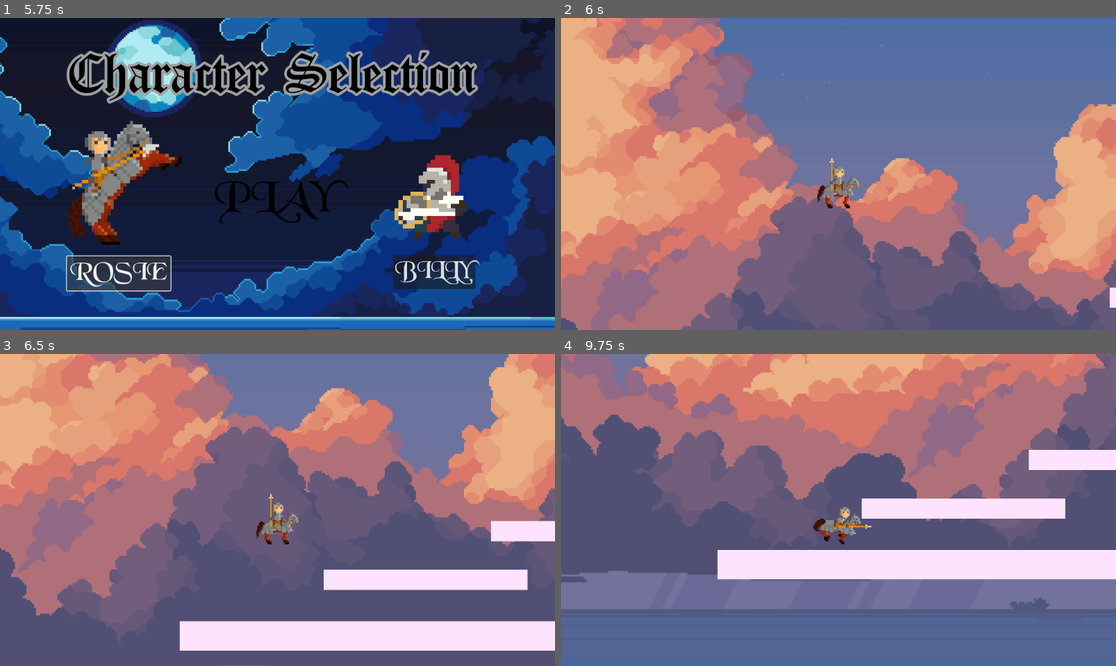
Above: before the commit, frames 1-4 (two rows, left to right).
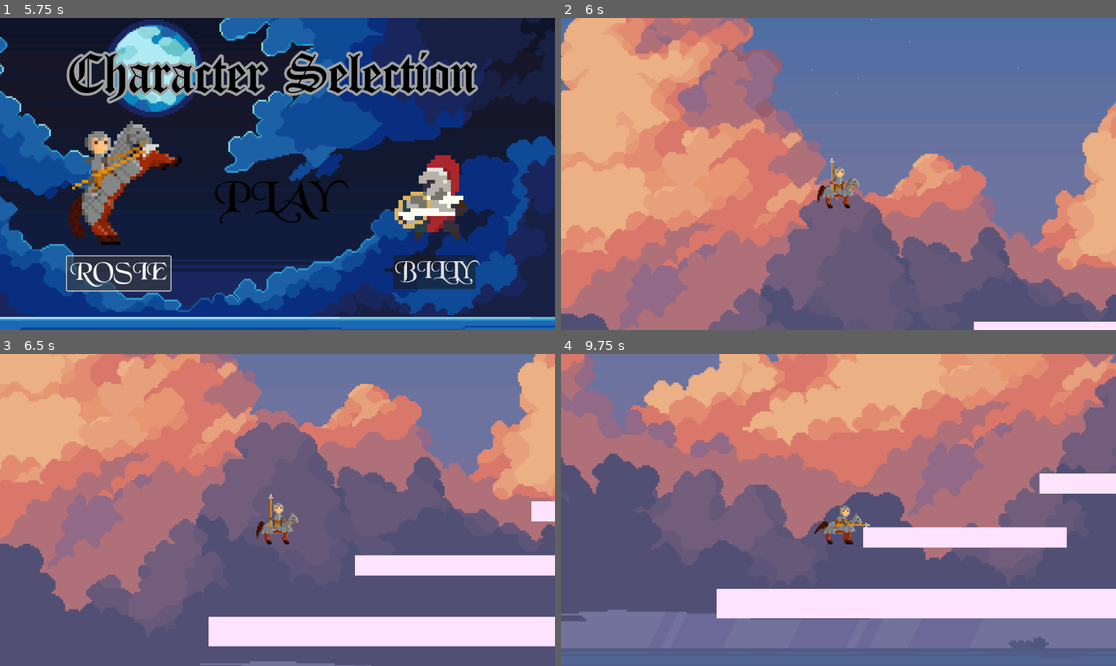
Above: after the commit, the same moments.

Repository: AugustanaCSC380January2024/final-game-frenchie
Game: Godot game, scene res://Scenes/character_selection.tscn
Same seed, same stepped clock (60 frames per second), same inputs: the game is played once before the commit and once after it.
Inputs:
- Up to frame 1 (5.75 s): click "PLAY" at 0.5 s; click "PLAY" at 1.25 s; click "ROSIE" at 2 s; click "BILLY" at 2.75 s; click "ROSIE" at 3.5 s; click "BILLY" at 4.25 s; click "ROSIE" at 5 s
- Up to frame 2 (6 s): click "PLAY" at 5.75 s
- Up to frame 3 (6.5 s): no input
- Up to frame 4 (9.75 s): tap Space (jump) at 6.6, 6.77, 7.07, 7.52, 7.55, 7.82, 8.1, 9.02, 9.05, 9.32, 9.6 s; tap R (rolling) at 7.35, 8.85 s

Frame 1 is identical in both runs. In frame 2, 30% of the frame differs, in the area x 0-100%, y 0-100%; in frame 3, 32%; in frame 4, 70%.

Commit message:
moving objects

Diff:
--- a/Scenes/bat.tscn
+++ b/Scenes/bat.tscn
@@ -1,9 +1,10 @@
-[gd_scene load_steps=10 format=3 uid="uid://s0ydfqphtreq"]
+[gd_scene load_steps=11 format=3 uid="uid://s0ydfqphtreq"]
 
 [ext_resource type="Texture2D" uid="uid://ptj78qbmamm4" path="res://Assets/Flying eye/Attack3.png" id="1_fck85"]
+[ext_resource type="Script" path="res://Scripts/bat.gd" id="1_syyu1"]
 
 [sub_resource type="CircleShape2D" id="CircleShape2D_qwkx2"]
-radius = 27.0
+radius = 44.7214
 
 [sub_resource type="AtlasTexture" id="AtlasTexture_0qqrv"]
 atlas = ExtResource("1_fck85")
@@ -52,10 +53,13 @@
 }],
 "loop": true,
 "name": &"flying bat",
-"speed": 5.0
+"speed": 20.0
 }]
 
 [node name="Bat" type="Area2D"]
+collision_layer = 4
+collision_mask = 10
+script = ExtResource("1_syyu1")
 
 [node name="CollisionShape2D" type="CollisionShape2D" parent="."]
 shape = SubResource("CircleShape2D_qwkx2")
@@ -63,8 +67,9 @@
 [node name="AnimatedSprite2D" type="AnimatedSprite2D" parent="."]
 texture_filter = 1
 position = Vector2(8, -4)
-scale = Vector2(1.31333, 1.31333)
+scale = Vector2(2.28, 2.28)
 sprite_frames = SubResource("SpriteFrames_h6gpo")
 animation = &"flying bat"
-frame_progress = 0.434548
+autoplay = "flying bat"
+frame_progress = 0.384261
 flip_h = true
--- a/Scenes/billy.tscn
+++ b/Scenes/billy.tscn
@@ -241,6 +241,8 @@
 
 [node name="Billy" type="CharacterBody2D"]
 scale = Vector2(5, 5)
+collision_layer = 2
+collision_mask = 5
 script = ExtResource("1_hntgj")
 
 [node name="AnimatedSprite2D" type="AnimatedSprite2D" parent="."]
@@ -249,7 +251,7 @@
 sprite_frames = SubResource("SpriteFrames_q142p")
 animation = &"die"
 autoplay = "running"
-frame_progress = 0.629416
+frame_progress = 0.884494
 
 [node name="Running" type="CollisionShape2D" parent="."]
 position = Vector2(17.6, 62.2)
--- a/Scenes/clock.tscn
+++ b/Scenes/clock.tscn
@@ -1,11 +1,15 @@
-[gd_scene load_steps=3 format=3 uid="uid://cqeyipjntv4wf"]
+[gd_scene load_steps=4 format=3 uid="uid://cqeyipjntv4wf"]
 
 [ext_resource type="Texture2D" uid="uid://vqogu1s041t3" path="res://Assets/ns53hpldb4391.png" id="1_f2quu"]
+[ext_resource type="Script" path="res://Scripts/clock.gd" id="1_fh2kg"]
 
 [sub_resource type="CircleShape2D" id="CircleShape2D_2ntfj"]
 radius = 17.2627
 
 [node name="Clock" type="Area2D"]
+collision_layer = 4
+collision_mask = 10
+script = ExtResource("1_fh2kg")
 
 [node name="Sprite2D" type="Sprite2D" parent="."]
 scale = Vector2(0.0330882, 0.0330882)
--- a/Scenes/gameplay.tscn
+++ b/Scenes/gameplay.tscn
@@ -1,7 +1,12 @@
-[gd_scene load_steps=3 format=3 uid="uid://boyg4kxe6bwky"]
+[gd_scene load_steps=6 format=3 uid="uid://boyg4kxe6bwky"]
 
 [ext_resource type="Script" path="res://Scripts/gameplay.gd" id="1_c26ar"]
+[ext_resource type="PackedScene" uid="uid://bywgrtw1g8jf4" path="res://Scenes/spawner.tscn" id="3_cfydq"]
 [ext_resource type="PackedScene" uid="uid://btfob71ldypov" path="res://Scenes/background_2.tscn" id="3_xm6o3"]
+[ext_resource type="PackedScene" uid="uid://bvfegj1xqqhi7" path="res://Scenes/spawner_clock.tscn" id="5_xpynr"]
+
+[sub_resource type="RectangleShape2D" id="RectangleShape2D_0ehx6"]
+size = Vector2(94, 644)
 
 [node name="Gameplay" type="Node2D"]
 script = ExtResource("1_c26ar")
@@ -12,4 +17,18 @@
 position = Vector2(165, 675)
 
 [node name="PlayerPosition" type="Marker2D" parent="."]
-position = Vector2(259, 195)
+position = Vector2(199, 204)
+
+[node name="Spawner" parent="." instance=ExtResource("3_cfydq")]
+
+[node name="SpawnerClock" parent="." instance=ExtResource("5_xpynr")]
+
+[node name="Deathzone" type="Area2D" parent="."]
+collision_layer = 8
+collision_mask = 4
+
+[node name="CollisionShape2D" type="CollisionShape2D" parent="Deathzone"]
+position = Vector2(-630, 324)
+shape = SubResource("RectangleShape2D_0ehx6")
+
+[connection signal="area_entered" from="Deathzone" to="." method="_on_deathzone_area_entered"]
--- a/Scenes/rosie.tscn
+++ b/Scenes/rosie.tscn
@@ -192,7 +192,7 @@
 sprite_frames = SubResource("SpriteFrames_wyp6l")
 animation = &"die"
 autoplay = "default"
-frame_progress = 0.672524
+frame_progress = 0.288522
 
 [node name="Running" type="CollisionShape2D" parent="."]
 position = Vector2(0.33719, 8.09254)
--- a/Scenes/shape_1.tscn
+++ b/Scenes/shape_1.tscn
@@ -16,11 +16,11 @@
 debug_color = Color(0.717647, 0.372549, 0.788235, 0.419608)
 
 [node name="CollisionShape2D2" type="CollisionShape2D" parent="."]
-position = Vector2(566, -108)
+position = Vector2(569, -129)
 shape = SubResource("RectangleShape2D_ayupn")
 
 [node name="CollisionShape2D3" type="CollisionShape2D" parent="."]
-position = Vector2(910, -210)
+position = Vector2(939, -239)
 shape = SubResource("RectangleShape2D_ayupn")
 
 [node name="ColorRect" type="ColorRect" parent="."]
@@ -31,15 +31,15 @@
 color = Color(0.996078, 0.890196, 1, 1)
 
 [node name="ColorRect2" type="ColorRect" parent="."]
-offset_left = 350.0
-offset_top = -128.0
-offset_right = 773.0
-offset_bottom = -86.0
+offset_left = 355.0
+offset_top = -149.0
+offset_right = 778.0
+offset_bottom = -107.0
 color = Color(0.996078, 0.890196, 1, 1)
 
 [node name="ColorRect3" type="ColorRect" parent="."]
-offset_left = 697.0
-offset_top = -229.0
-offset_right = 1120.0
-offset_bottom = -187.0
+offset_left = 721.0
+offset_top = -261.0
+offset_right = 1144.0
+offset_bottom = -219.0
 color = Color(0.996078, 0.890196, 1, 1)
--- a/Scenes/shape_5.tscn
+++ b/Scenes/shape_5.tscn
@@ -9,7 +9,7 @@
 polygon = PackedVector2Array(18, 14, 31, 42, 56, 52, 140, 71, 167, 51, 238, 60, 317, 60, 544, 89, 745, 70, 948, 65, 101 …(214 unchanged characters)…
 
 [node name="CollisionShape2D" type="CollisionShape2D" parent="."]
-position = Vector2(593, -127)
+position = Vector2(594, -140)
 shape = SubResource("RectangleShape2D_yp0vq")
 
 [node name="CollisionShape2D2" type="CollisionShape2D" parent="."]
@@ -18,9 +18,9 @@
 
 [node name="ColorRect" type="ColorRect" parent="."]
 offset_left = 399.0
-offset_top = -141.0
+offset_top = -154.0
 offset_right = 787.0
-offset_bottom = -111.0
+offset_bottom = -124.0
 color = Color(0.996078, 0.890196, 1, 1)
 
 [node name="ColorRect2" type="ColorRect" parent="."]
--- /dev/null
+++ b/Scenes/spawner.tscn
@@ -0,0 +1,26 @@
+[gd_scene load_steps=2 format=3 uid="uid://bywgrtw1g8jf4"]
+
+[ext_resource type="Script" path="res://Scripts/spawner.gd" id="1_4bwpa"]
+
+[node name="SpawnerBat" type="Node2D"]
+script = ExtResource("1_4bwpa")
+
+[node name="SpawnPositions" type="Node2D" parent="."]
+
+[node name="Spawn_Pos3" type="Marker2D" parent="SpawnPositions"]
+position = Vector2(1203, 546)
+
+[node name="Spawn_Pos4" type="Marker2D" parent="SpawnPositions"]
+position = Vector2(1203, 421)
+
+[node name="Spawn_Pos5" type="Marker2D" parent="SpawnPositions"]
+position = Vector2(1203, 296)
+
+[node name="Spawn_Pos6" type="Marker2D" parent="SpawnPositions"]
+position = Vector2(1204, 171)
+
+[node name="Timer" type="Timer" parent="."]
+wait_time = 2.0
+autostart = true
+
+[connection signal="timeout" from="Timer" to="." method="_on_timer_timeout"]
--- /dev/null
+++ b/Scenes/spawner_clock.tscn
@@ -0,0 +1,23 @@
+[gd_scene load_steps=2 format=3 uid="uid://bvfegj1xqqhi7"]
+
+[ext_resource type="Script" path="res://Scripts/spawner_clock.gd" id="1_qrj5g"]
+
+[node name="SpawnerClock" type="Node2D"]
+script = ExtResource("1_qrj5g")
+
+[node name="SpawnPositionsClock" type="Node2D" parent="."]
+
+[node name="Marker2D" type="Marker2D" parent="SpawnPositionsClock"]
+position = Vector2(1203, 296)
+
+[node name="Marker2D2" type="Marker2D" parent="SpawnPositionsClock"]
+position = Vector2(1203, 421)
+
+[node name="Marker2D3" type="Marker2D" parent="SpawnPositionsClock"]
+position = Vector2(1203, 546)
+
+[node name="Timer" type="Timer" parent="."]
+wait_time = 8.0
+autostart = true
+
+[connection signal="timeout" from="Timer" to="." method="_on_timer_timeout"]
--- /dev/null
+++ b/Scripts/bat.gd
@@ -0,0 +1,9 @@
+extends Area2D
+
+@export var speed = 300
+
+func _physics_process(delta):
+	global_position.x += -speed * delta
+
+func die():
+	queue_free()
--- a/Scripts/billy.gd
+++ b/Scripts/billy.gd
@@ -1,13 +1,15 @@
 extends CharacterBody2D
 
 @export var gravity = 1000
-@export var jump_force = 500
+@export var jump_force = 550
 
 @onready var ray = $RayCast2D
 @onready var player_sprite = $AnimatedSprite2D
 @onready var runningmotion = $Running
 @onready var rollingmotion = $Rolling
 @onready var player_camera = $Camera2D
+
+signal billydie
 
 func _physics_process(delta):
 	if is_on_floor() == false:
@@ -49,6 +51,7 @@
 	rollingmotion.disabled = false
 
 func die():
+	emit_signal("billydie")
 	player_sprite.play("die")
 func _ready():
 	pass
--- /dev/null
+++ b/Scripts/clock.gd
@@ -0,0 +1,8 @@
+extends Area2D
+@export var speed = 350
+
+func _physics_process(delta):
+	global_position.x += -speed * delta
+
+func die():
+	queue_free()
--- a/Scripts/gameplay.gd
+++ b/Scripts/gameplay.gd
@@ -40,3 +40,7 @@
 	inst.position = Vector2(x, y)
 	$Areas.add_child(inst)
 	speed += 20
+
+
+func _on_deathzone_area_entered(area):
+	area.queue_free()
--- a/Scripts/rosie.gd
+++ b/Scripts/rosie.gd
@@ -1,7 +1,7 @@
 extends CharacterBody2D
 
 @export var gravity = 1000
-@export var jump_force = 500
+@export var jump_force = 550
 
 @onready var ray = $RayCast2D
 @onready var player_sprite = $AnimatedSprite2D
--- /dev/null
+++ b/Scripts/spawner.gd
@@ -0,0 +1,15 @@
+extends Node2D
+
+@onready var spawn_pos = $SpawnPositions
+
+var bat_scene = preload("res://Scenes/bat.tscn")
+
+func _on_timer_timeout():
+	spawn_bats()
+
+func spawn_bats():
+	var spawn_pos_array = spawn_pos.get_children()
+	var ran_spawn_pos = spawn_pos_array.pick_random()
+	var bat_ins = bat_scene.instantiate()
+	bat_ins.global_position = ran_spawn_pos.global_position
+	add_child(bat_ins)
--- /dev/null
+++ b/Scripts/spawner_clock.gd
@@ -0,0 +1,14 @@
+extends Node2D
+@onready var spawn_pos = $SpawnPositionsClock
+
+var clock_scene = preload("res://Scenes/clock.tscn")
+
+func _on_timer_timeout():
+	spawn_clock()
+
+func spawn_clock():
+	var spawn_pos_array = spawn_pos.get_children()
+	var ran_spawn_pos = spawn_pos_array.pick_random()
+	var clock_ins = clock_scene.instantiate()
+	clock_ins.global_position = ran_spawn_pos.global_position
+	add_child(clock_ins)
--- a/project.godot
+++ b/project.godot
@@ -36,3 +36,5 @@
 
 2d_physics/layer_1="world"
 2d_physics/layer_2="player"
+2d_physics/layer_3="objects"
+2d_physics/layer_4="deathzone"
